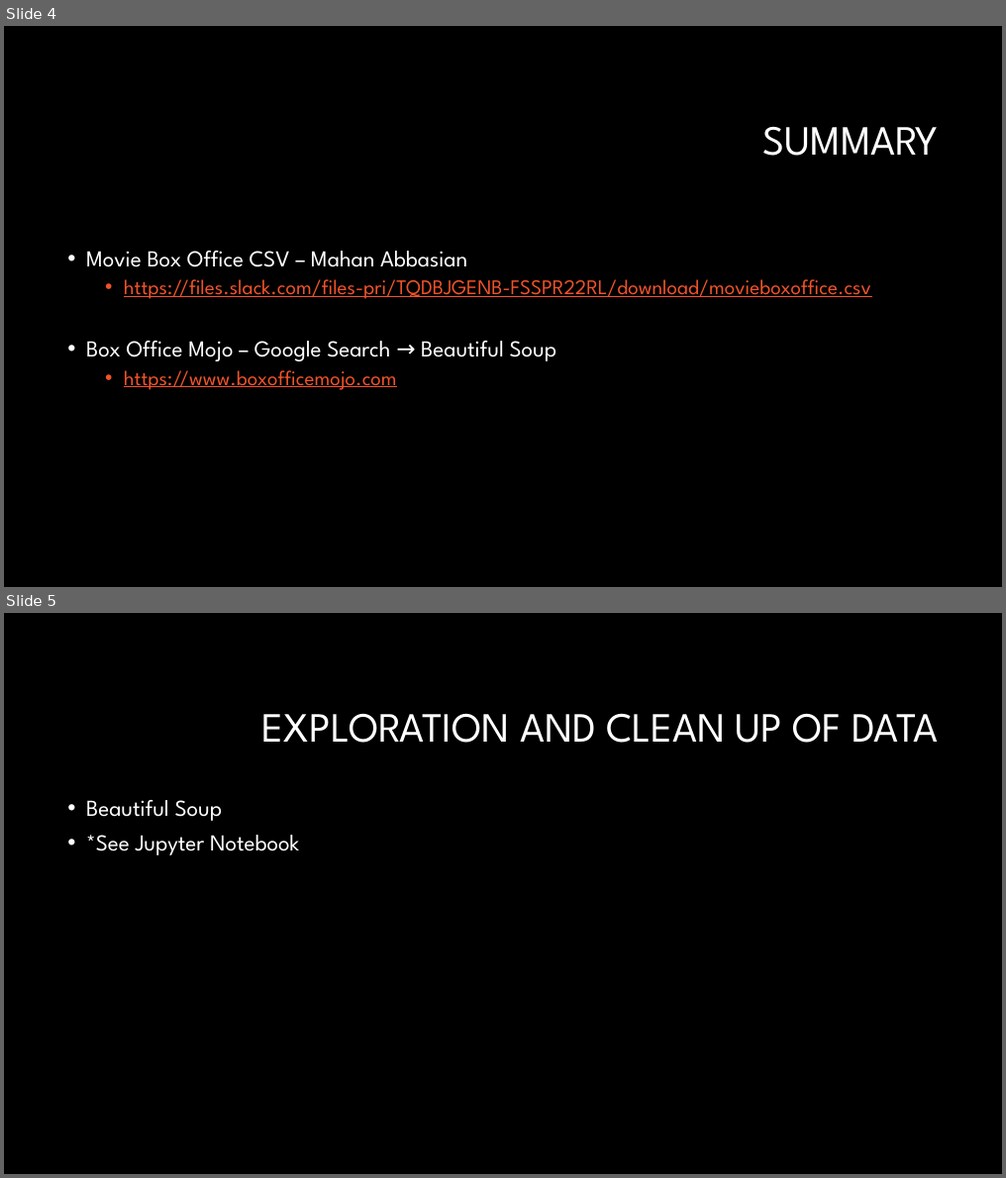
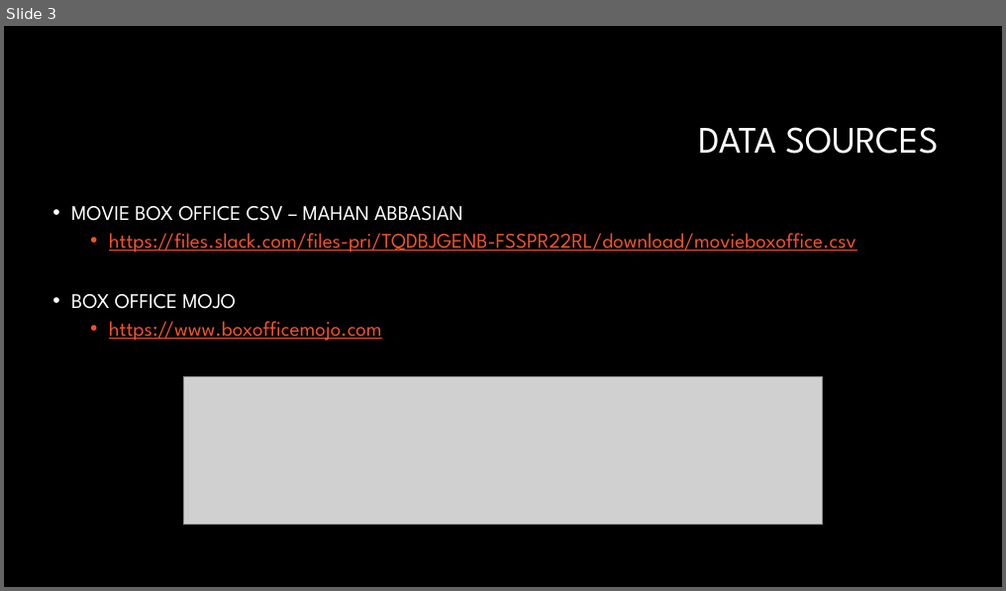
Before and after one commit to Dillongrow/Project_1, a slide deck: Box office data.pptx. Shown one above the other, each under a label of ours: slides 4 and 5 before the commit, slide 3 after it. The pictures are 1006x1178 and 1006x591 pixels, drawn with LibreOffice and Linux fonts; fonts in the diff are those of the drawing; grey boxes stand for pictures; background and template pictures are left out. Boxes give left, top, right and bottom in pixels: in the first picture for what was removed or moved away, otherwise in the second. Text is boxed around its words. In the diff, an @@ line names an element or a change of style, - is before the commit and + after.

```diff
--- a/Box office data.pptx
+++ b/Box office data.pptx
@@ slide 5 removed at [4, 613, 1002, 1174], background #000000 @@
@@ title removed at [262, 713, 939, 743] @@
-EXPLORATION AND CLEAN UP OF DATA
@@ text removed at [86, 800, 299, 856] @@
-• Beautiful Soup
-• *See Jupyter Notebook
@@ what was slide 4 is now slide 3 @@
@@ slide 3 changed as well @@
@@ title at [698, 127, 938, 154]: text changed; size 40 to 36 pt @@
-SUMMARY
+DATA SOURCES
@@ text "MOVIE BOX OFFICE CSV – ...": place and size @@
-text "MOVIE BOX OFFICE CSV – ..." at [86, 251, 871, 390]
+text "MOVIE BOX OFFICE CSV – ..." at [71, 206, 856, 341]
@@ text at [71, 206, 463, 221]: text changed; size 22 to 20 pt @@
-• Movie Box Office CSV – Mahan Abbasian
+• MOVIE BOX OFFICE CSV – MAHAN ABBASIAN
@@ text at [71, 294, 236, 309]: text changed; size 22 to 20 pt @@
-• Box Office Mojo – Google Search → Beautiful Soup
+• BOX OFFICE MOJO
@@ picture added at [183, 377, 823, 525] @@
```
Also in this commit, not shown: 3 other slides changed, 4 slides added, 3 other slides removed.
